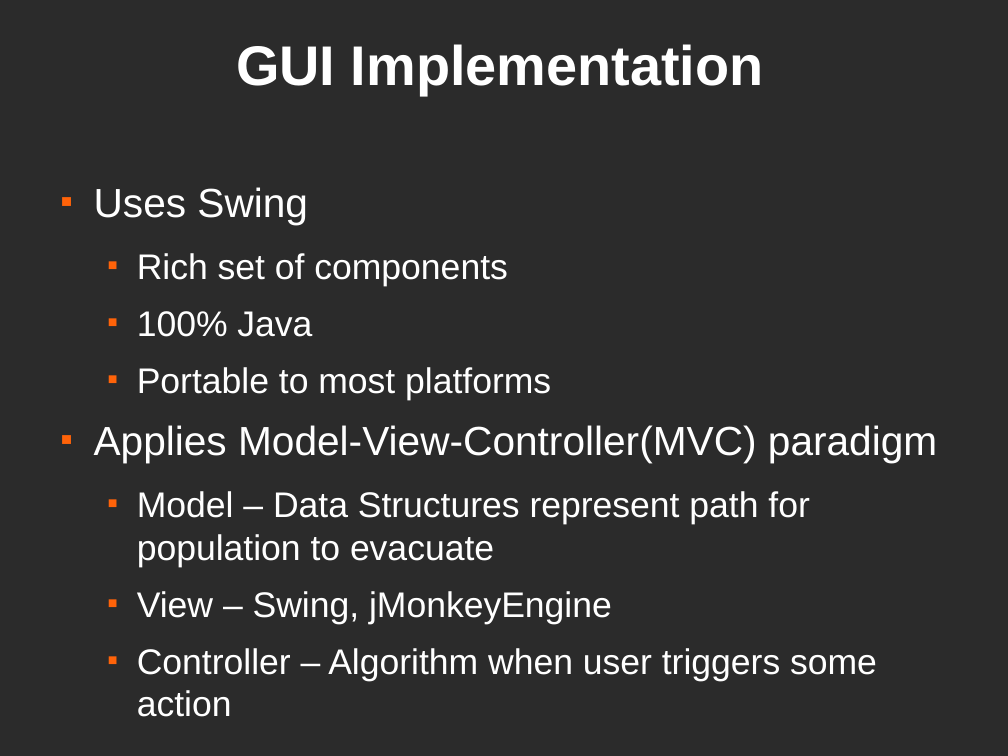
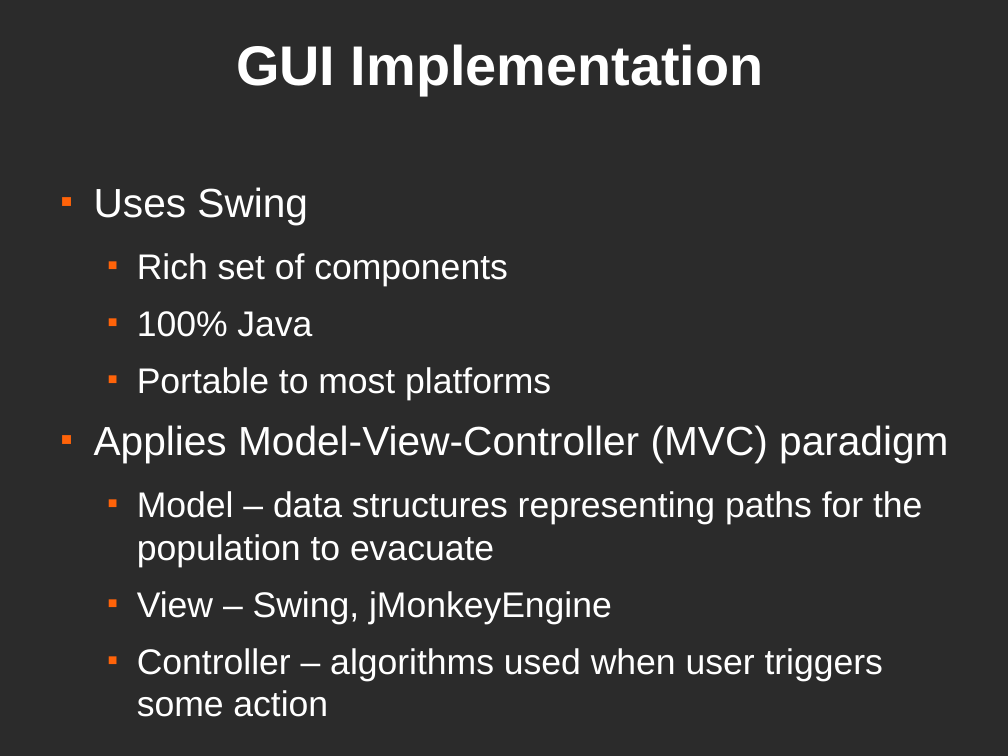
Before and after one commit to dantomosoiu/teamproject, a slide deck: slide 27 of Presentation/TeamProjectPresentationv5.odp. Drawn at 1008x756 pixels with LibreOffice and Linux fonts; fonts in the diff are those of the drawing; background and template pictures are left out; a plain dark background stands for a picture behind light text. Boxes give left, top, right and bottom in pixels: in the first picture for what was removed or moved away, otherwise in the second. Text is boxed around its words. In the diff, an @@ line names an element or a change of style, - is before the commit and + after.

```diff
--- a/Presentation/TeamProjectPresentationv5.odp
+++ b/Presentation/TeamProjectPresentationv5.odp
@@ text at [94, 425, 948, 567]: text changed @@
-■ Applies Model-View-Controller(MVC) paradigm
-  ■ Model – Data Structures represent path for population to evacuate
+■ Applies Model-View-Controller (MVC) paradigm
+  ■ Model – data structures representing paths for the population to evacuate
@@ text at [137, 648, 883, 681]: text changed @@
-  ■ Controller – Algorithm when user triggers some action
+  ■ Controller – algorithms used when user triggers some action
```
Also in this commit, not shown: 9 other slides changed.
